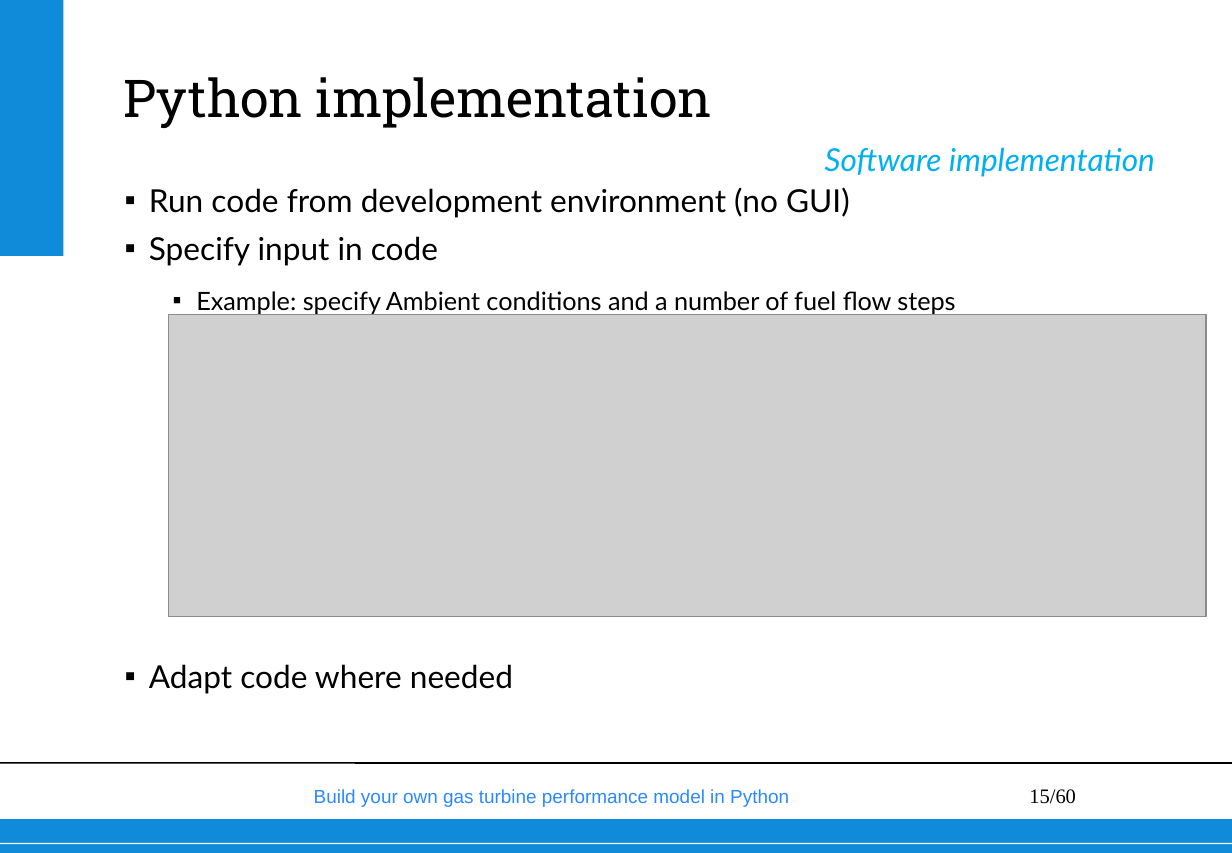
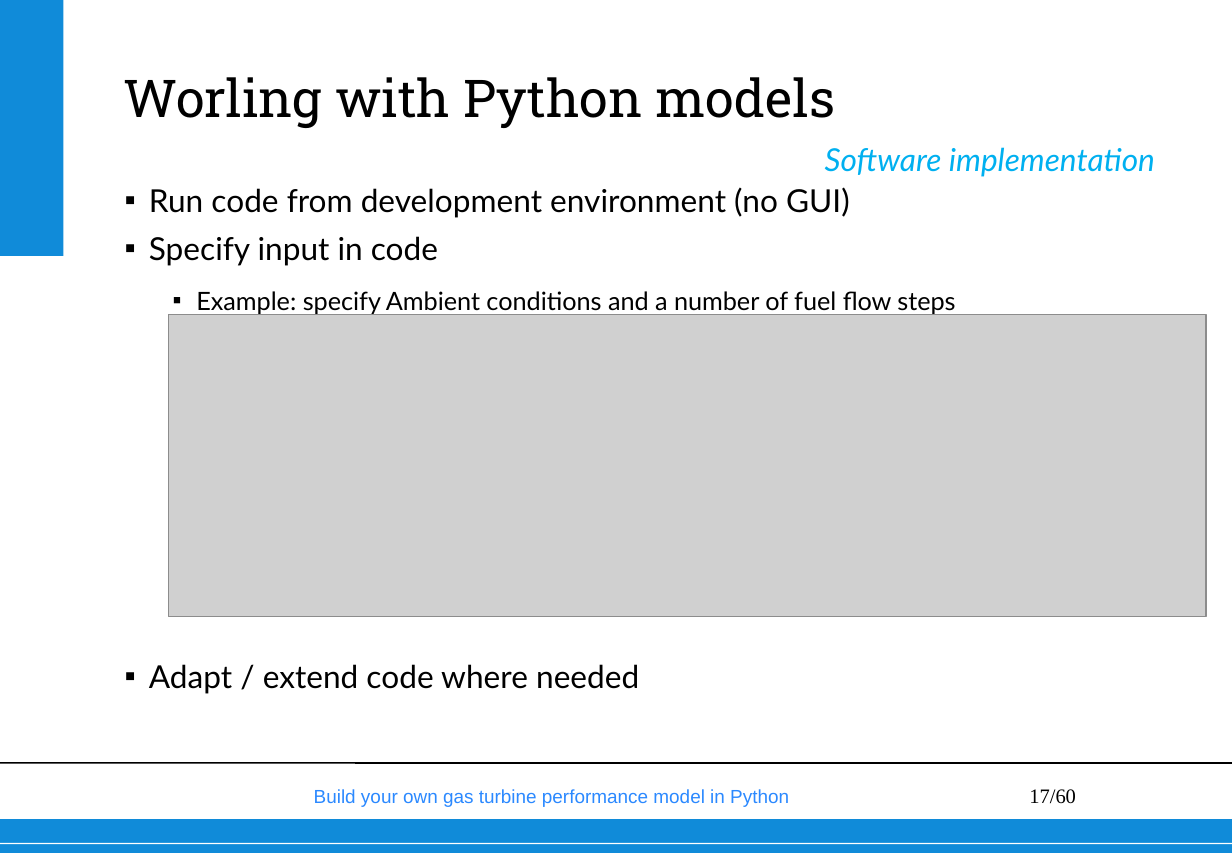
Before and after one commit to wvisser1958/GSPy, a slide deck: slide 17 of doc/Build your own gas turbine performance model from scratch.pptx (slide 15 before the commit). Drawn at 1232x853 pixels with LibreOffice and Linux fonts; fonts in the diff are those of the drawing; grey boxes stand for pictures; background and template pictures are left out. Boxes give left, top, right and bottom in pixels: in the first picture for what was removed or moved away, otherwise in the second. Text is boxed around its words. In the diff, an @@ line names an element or a change of style, - is before the commit and + after.

```diff
--- a/doc/Build your own gas turbine performance model from scratch.pptx
+++ b/doc/Build your own gas turbine performance model from scratch.pptx
@@ title at (124,77,835,128): text changed @@
-Python implementation
+Worling with Python models
@@ text at (149,664,639,694): text changed @@
-▪ Adapt code where needed
+▪ Adapt / extend code where needed
@@ page number at (1029,789,1076,804): text changed @@
-15/60
+17/60
```
Also in this commit, not shown: 2 other slides changed, 10 slides added.
